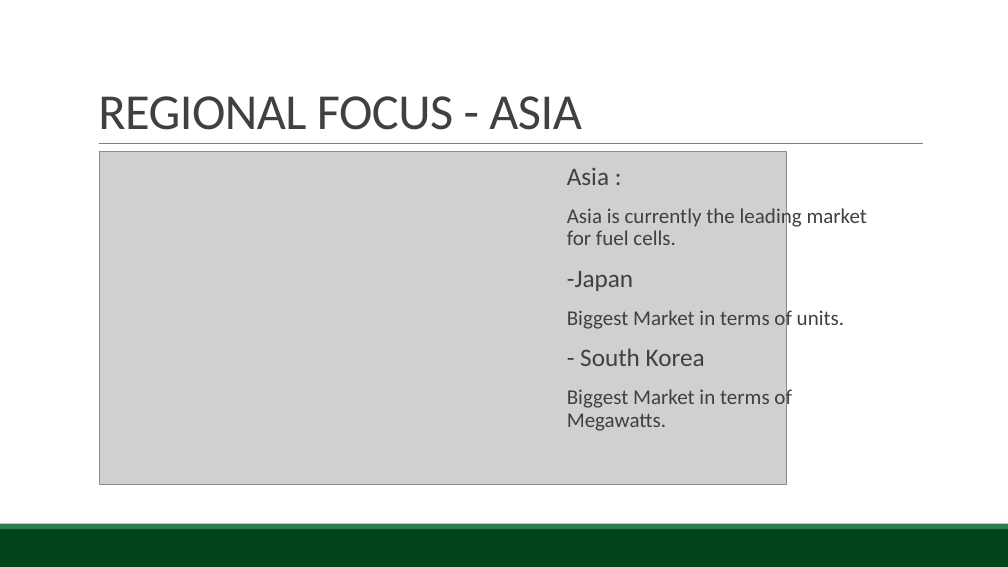
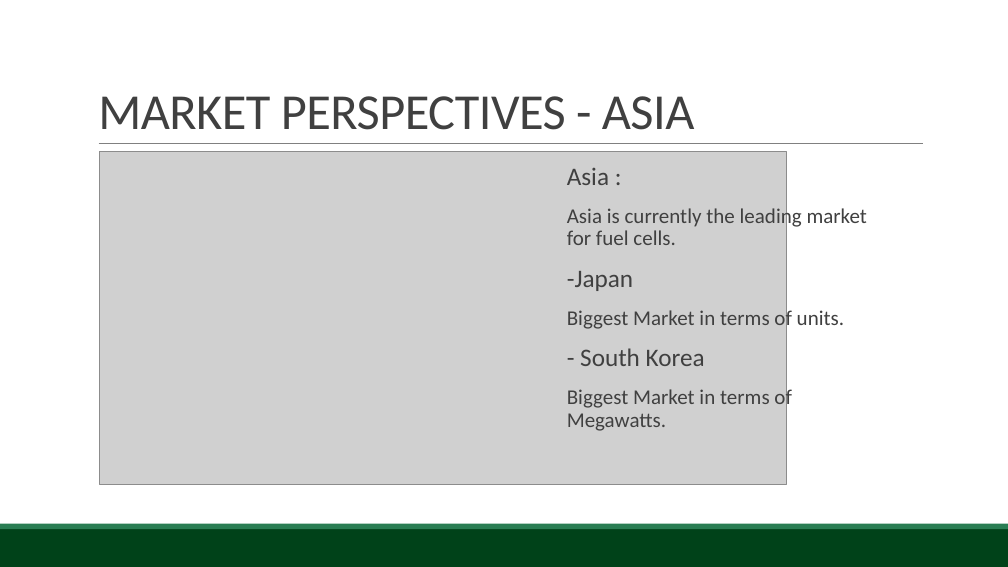
Before and after one commit to BambuGMS/Industry-Analysis-Report, a slide deck: slide 11 of Assignments/Presentations/2015.04.15Presentation_0.1.pptx (slide 9 before the commit). Drawn at 1008x567 pixels with LibreOffice and Linux fonts; fonts in the diff are those of the drawing; grey boxes stand for pictures; background and template pictures are left out. Boxes give left, top, right and bottom in pixels: in the first picture for what was removed or moved away, otherwise in the second. Text is boxed around its words. In the diff, an @@ line names an element or a change of style, - is before the commit and + after.

```diff
--- a/Assignments/Presentations/2015.04.15Presentation_0.1.pptx
+++ b/Assignments/Presentations/2015.04.15Presentation_0.1.pptx
@@ title at bbox=[98, 96, 695, 130]: text changed @@
-REGIONAL FOCUS - ASIA
+MARKET PERSPECTIVES - ASIA
```
Also in this commit, not shown: 6 other slides changed, 5 slides added, 2 slides removed.
